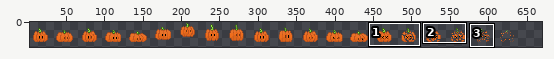
One commit to this pixel-art file: assets/art/enemies/Pumpkin-Sheet.aseprite. The first picture is a wide view before the edit; the outline marks the close-up.
Close-up. Before the edit:
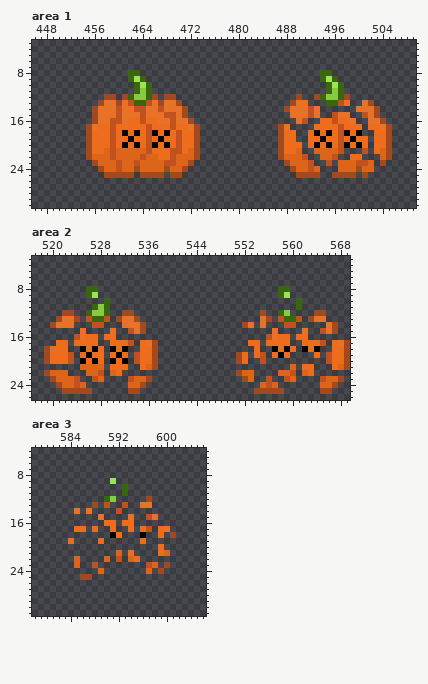
672x32 pixels, 1 frame. Shown: area 1: x 446..509, y 3..30; area 2: x 517..569, y 3..26; area 3: x 578..606, y 4..31. The old version is drawn lined up with the new one, on the new canvas. The wide view leaves out empty margins. The commit also changed other parts of the picture, which this record leaves out.
Now the later version:
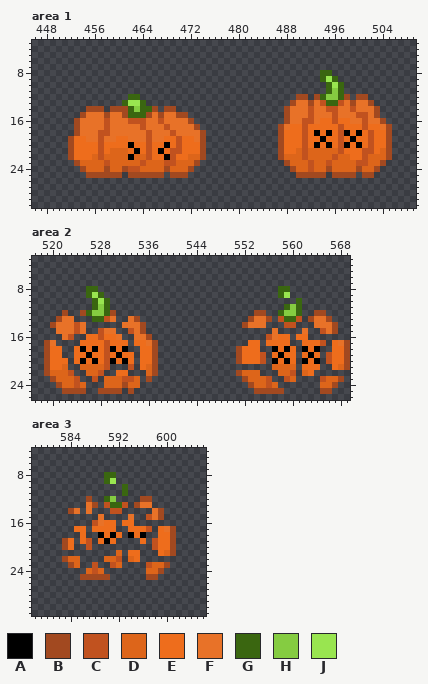
Palette (. is transparent): A #000000  B #a24920  C #c1521f  D #dd651a  E #ee6d1c  F #e87228  G #3a6610  H #85cc41  J #99e550
Edits made:
canvas 672x32 -> 704x32
Changed rows in their new state; - is an unchanged pixel.
Area 1:
first column x 452:
 8 ----------..----------------------------------------
 9 ----------...---------------------------------------
10 -----------...--------------------------------------
11 -----------...--------------------------------------
12 ------..-.-G...-..---------------------B--------BB--
13 -----....GJJ-......---------------------BFC----BF---
14 ---B-B.BBBGHGGB.BB..----------------------FCCFFC----
15 --BFF-B-FBGGGB-BFFB-----------------B-----FF---FC---
16 -BFFF-CFF-CC-FFC-F------------------BF--CF------FC--
17 -BFF-FCFFFFFCFFFCFFF-----------------EECE--------C--
18 -BFFFCCFFFFFF-FFFCFFFFB---------------EC---------EC-
19 BEEFFCFF--FFF-FF-----FB---------------EC----------C-
20 BEEE-C-E-EAE--E------EB----------------C----------C-
21 BEEE-CED--EAE--A----EEB----------------CD-----EEE-C-
22 BEEE-C-D--A-DCE-A-EE-DB-----------------DD---DD--CDD
23 -BDDD-C-D--DC-------DB-------------------DD-D------D
24 --BDDDB-DBCC-------DB---------------------DBD------B
25 ---BBB---.-B-------B----------------------B-------B-
Area 2:
first column x 519:
 9 ---------G--------------------------------------
10 --------GJ--------------------------------------
11 ----------------------------------------GH------
12 ----.-B----B-..--------------------B-----HG-----
13 -----.-.---F..--------------------BF-----------B
14 -----CF-..-------------------------F---------FF-
15 --FFFC---CF-------------------------------------
16 ---FC..--C--F--FFB------------------------------
17 BF..-.---EC---.E--------------------------------
18 ---.-E----C---------------------BEE-------------
19 ---..E----C---E.------------------E------E-EA---
20 ----.E----C---E.------------------EE--AEAE-AEA--
21 BEED------C...C-----------------------DDD----E--
22 ----C------.-E---DB----------------D------------
23 ---------.DDDC--.------------------DD-----------
24 ----------DDDB--.-----------------BD------------
25 -------.-BBBB--.--------------------------------
Area 3:
first column x 583:
 8 -------GG----------
 9 -------G-----------
12 ----B--------B-----
13 ----F---GG--B------
14 -B------C------FB--
15 ----------------B--
16 -----CF------------
17 ------EE----E-----B
18 ---E--AE---AE----E-
19 B--EC--AE------CEEB
20 BE--C----------C-EB
21 ------------E-----B
22 BD------D----------
23 -B------CD------D--
24 ----DC---------D---
25 -----BBB------BB---
